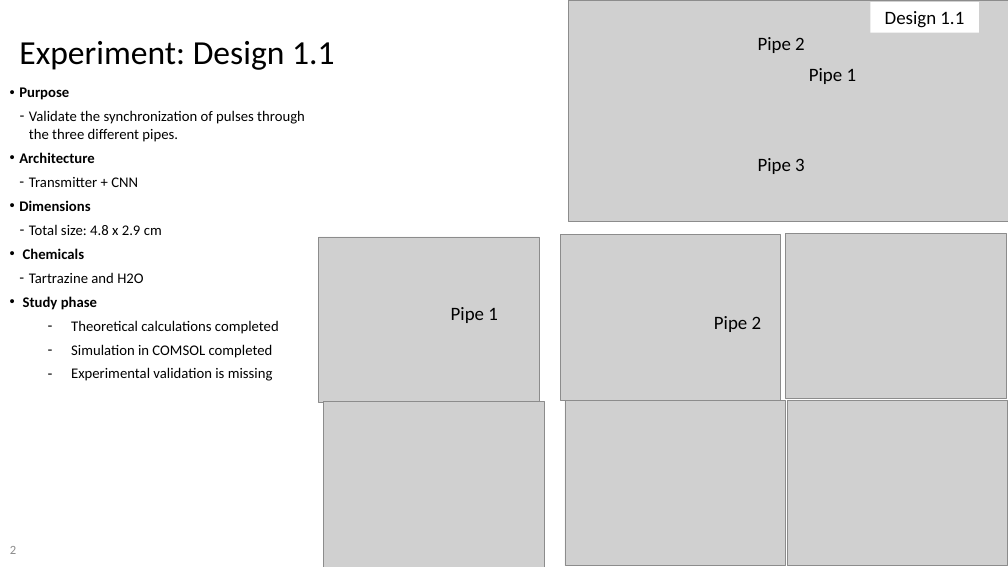
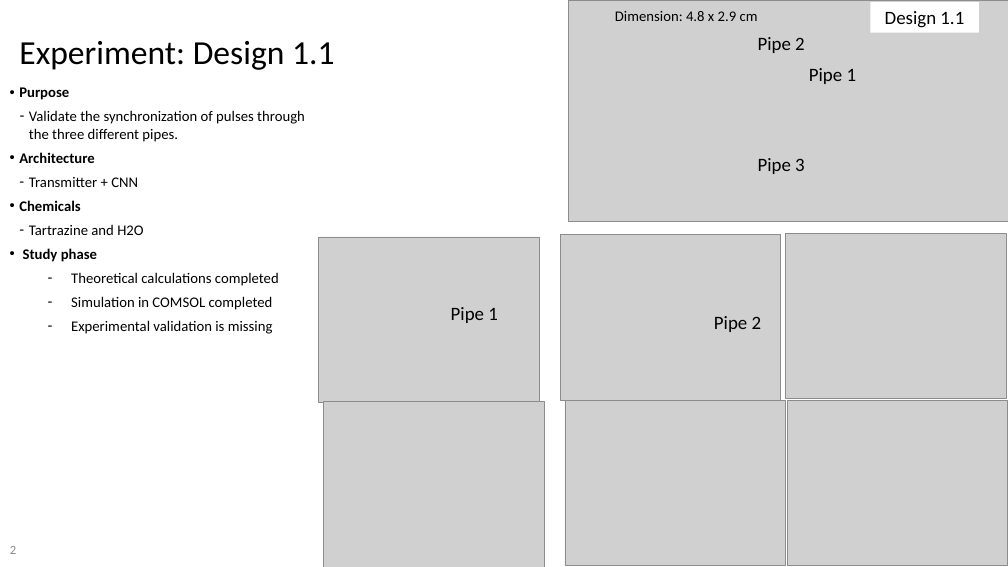
Before and after one commit to tkn-tub/NN_molecular_communications, a slide deck: slide 2 of Section_IV_BioComputing/slides/Experiments_Description.pptx. Drawn at 1008x567 pixels with LibreOffice and Linux fonts; fonts in the diff are those of the drawing; grey boxes stand for pictures. Boxes give left, top, right and bottom in pixels: in the first picture for what was removed or moved away, otherwise in the second. Text is boxed around its words. In the diff, an @@ line names an element or a change of style, - is before the commit and + after.

Commit message:
Design 1_1

```diff
--- a/Section_IV_BioComputing/slides/Experiments_Description.pptx
+++ b/Section_IV_BioComputing/slides/Experiments_Description.pptx
@@ text added at bbox=[615, 11, 758, 21], 14 pt, text #000000 @@
+Dimension: 4.8 x 2.9 cm
@@ text at bbox=[19, 200, 162, 235]: paragraphs removed @@
-• Dimensions
-  ‐ Total size: 4.8 x 2.9 cm
```
Also in this commit, not shown: 24 other files.
